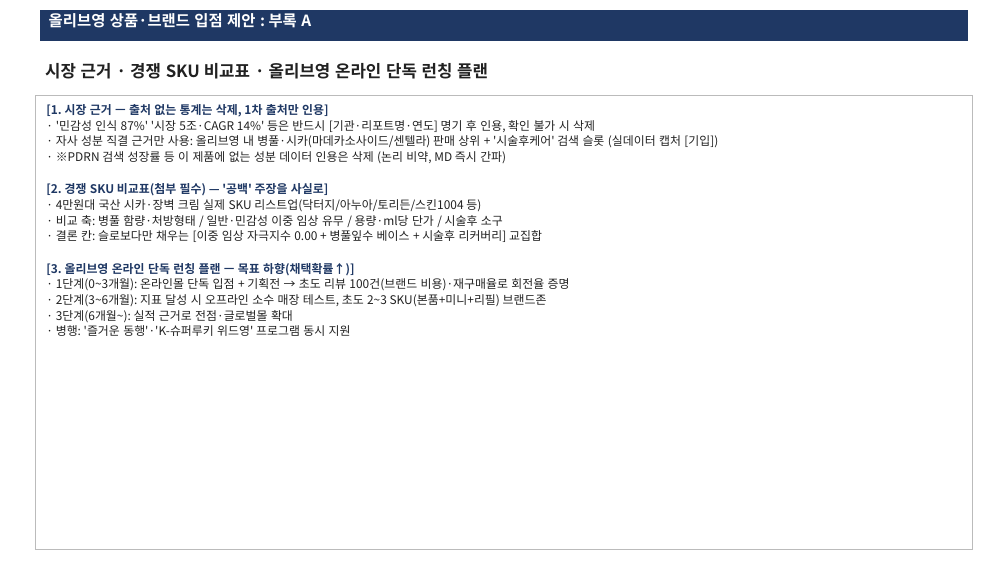
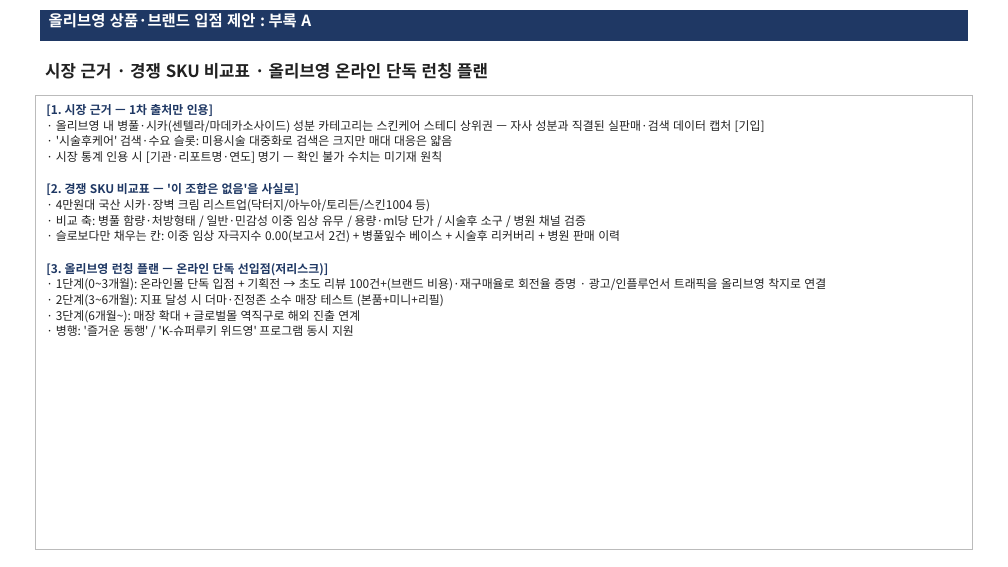
Before and after one commit to terrypark2003/sloboda-marketing, a slide deck: slide 7 of olive_young_proposal_SLOBODA.pptx. Drawn at 1008x567 pixels with LibreOffice and Linux fonts; fonts in the diff are those of the drawing. Boxes give left, top, right and bottom in pixels: in the first picture for what was removed or moved away, otherwise in the second. Text is boxed around its words. In the diff, an @@ line names an element or a change of style, - is before the commit and + after.

```diff
--- a/olive_young_proposal_SLOBODA.pptx
+++ b/olive_young_proposal_SLOBODA.pptx
@@ text in rectangle at [46,104,826,336]: text changed @@
-[1. 시장 근거 — 출처 없는 통계는 삭제, 1차 출처만 인용]
-· '민감성 인식 87%' '시장 5조·CAGR 14%' 등은 반드시 [기관·리포트명·연도] 명기 후 인용, 확인 불가 시 삭제
-· 자사 성분 직결 근거만 사용: 올리브영 내 병풀·시카(마데카소사이드/센텔라) 판매 상위 + '시술후케어' 검색 슬롯 (실데이터 캡처 [기입])
-· ※PDRN 검색 성장률 등 이 제품에 없는 성분 데이터 인용은 삭제 (논리 비약, MD 즉시 간파)
-[2. 경쟁 SKU 비교표(첨부 필수) — '공백' 주장을 사실로]
-· 4만원대 국산 시카·장벽 크림 실제 SKU 리스트업(닥터지/아누아/토리든/스킨1004 등)
-· 비교 축: 병풀 함량·처방형태 / 일반·민감성 이중 임상 유무 / 용량·ml당 단가 / 시술후 소구
-· 결론 칸: 슬로보다만 채우는 [이중 임상 자극지수 0.00 + 병풀잎수 베이스 + 시술후 리커버리] 교집합
-[3. 올리브영 온라인 단독 런칭 플랜 — 목표 하향(채택확률↑)]
-· 1단계(0~3개월): 온라인몰 단독 입점 + 기획전 → 초도 리뷰 100건(브랜드 비용)·재구매율로 회전율 증명
-· 2단계(3~6개월): 지표 달성 시 오프라인 소수 매장 테스트, 초도 2~3 SKU(본품+미니+리필) 브랜드존
-· 3단계(6개월~): 실적 근거로 전점·글로벌몰 확대
-· 병행: '즐거운 동행'·'K-슈퍼루키 위드영' 프로그램 동시 지원
+[1. 시장 근거 — 1차 출처만 인용]
+· 올리브영 내 병풀·시카(센텔라/마데카소사이드) 성분 카테고리는 스킨케어 스테디 상위권 — 자사 성분과 직결된 실판매·검색 데이터 캡처 [기입]
+· '시술후케어' 검색·수요 슬롯: 미용시술 대중화로 검색은 크지만 매대 대응은 얇음
+· 시장 통계 인용 시 [기관·리포트명·연도] 명기 — 확인 불가 수치는 미기재 원칙
+[2. 경쟁 SKU 비교표 — '이 조합은 없음'을 사실로]
+· 4만원대 국산 시카·장벽 크림 리스트업(닥터지/아누아/토리든/스킨1004 등)
+· 비교 축: 병풀 함량·처방형태 / 일반·민감성 이중 임상 유무 / 용량·ml당 단가 / 시술후 소구 / 병원 채널 검증
+· 슬로보다만 채우는 칸: 이중 임상 자극지수 0.00(보고서 2건) + 병풀잎수 베이스 + 시술후 리커버리 + 병원 판매 이력
+[3. 올리브영 런칭 플랜 — 온라인 단독 선입점(저리스크)]
+· 1단계(0~3개월): 온라인몰 단독 입점 + 기획전 → 초도 리뷰 100건+(브랜드 비용)·재구매율로 회전율 증명 · 광고/인플루언서 트래픽을 올리브영 착지로 연결
+· 2단계(3~6개월): 지표 달성 시 더마·진정존 소수 매장 테스트 (본품+미니+리필)
+· 3단계(6개월~): 매장 확대 + 글로벌몰 역직구로 해외 진출 연계
+· 병행: '즐거운 동행' / 'K-슈퍼루키 위드영' 프로그램 동시 지원
```
Also in this commit, not shown: 6 other slides changed, 1 other file.
